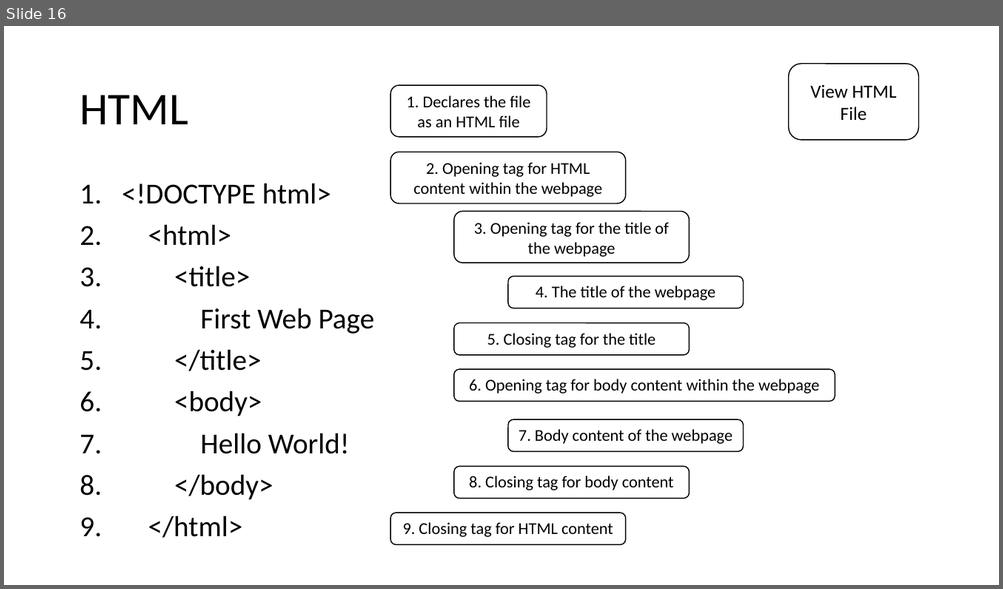
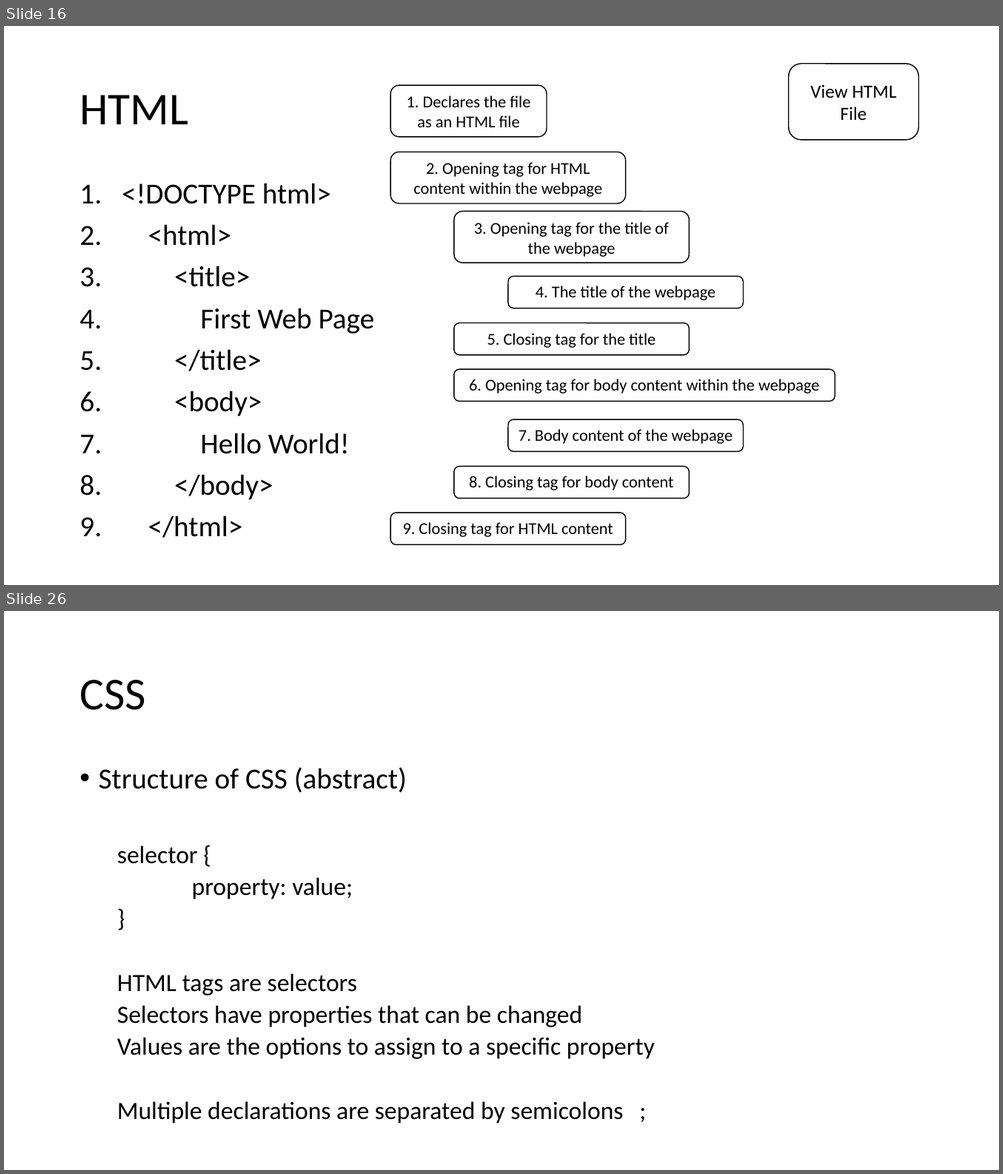
Before and after one commit to MrJoshGross/Course-Curricular-Material, a slide deck: Computer Science Principles/Lectures/Lecture 8 - HTML Tags.pptx. Shown one above the other, each under a label of ours: slide 16 before the commit, slides 16 and 26 after it; the slides between them are not shown. The pictures are 1003x589 and 1003x1174 pixels, drawn with LibreOffice and Linux fonts; fonts in the diff are those of the drawing. Boxes give left, top, right and bottom in pixels: in the first picture for what was removed or moved away, otherwise in the second. Text is boxed around its words. In the diff, an @@ line names an element or a change of style, - is before the commit and + after.

Commit message:
Update Lecture 8 - HTML Tags.pptx
added common html tags and css section

```diff
--- a/Computer Science Principles/Lectures/Lecture 8 - HTML Tags.pptx
+++ b/Computer Science Principles/Lectures/Lecture 8 - HTML Tags.pptx
@@ slide 26 added at [4, 611, 999, 1170], background #FFFFFF @@
@@ title added at [79, 680, 145, 710], 44 pt, text #000000 @@
+CSS
@@ text added at [99, 767, 654, 1124], 24 pt, text #000000 @@
+• Structure of CSS (abstract)
+  selector {
+  property: value;
+  }
+  HTML tags are selectors
+  Selectors have properties that can be changed
+  Values are the options to assign to a specific property
+  Multiple declarations are separated by semicolons ;
```
Also in this commit, not shown: 23 other slides added.
